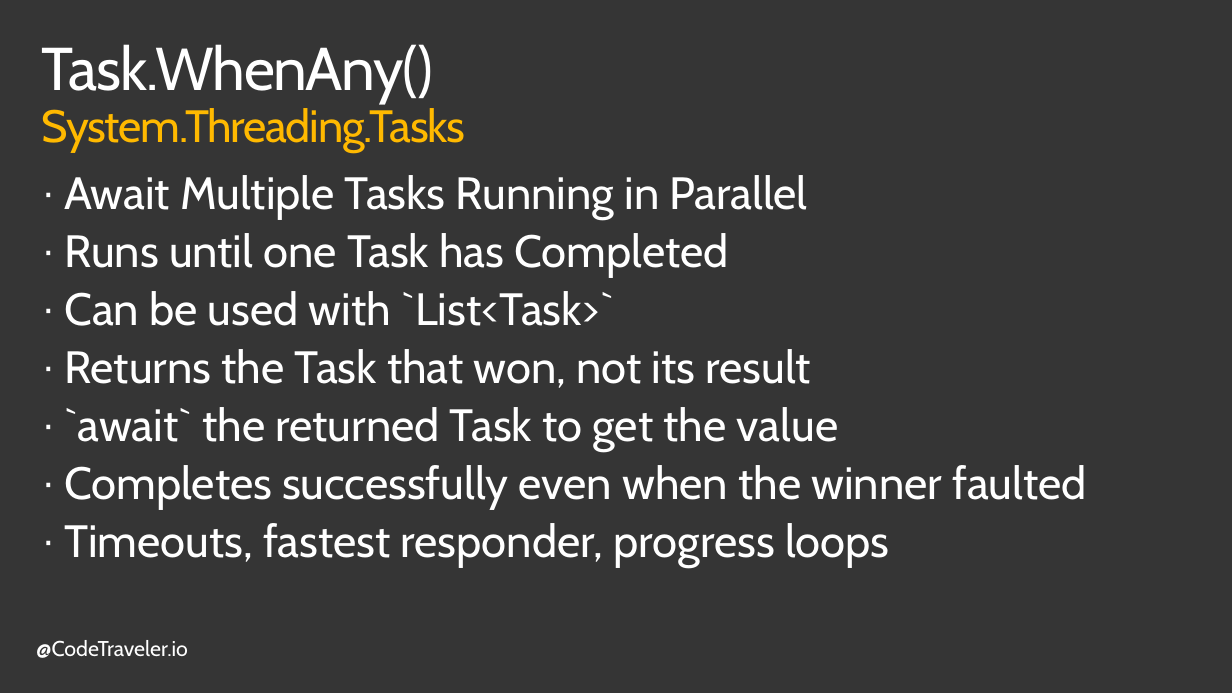
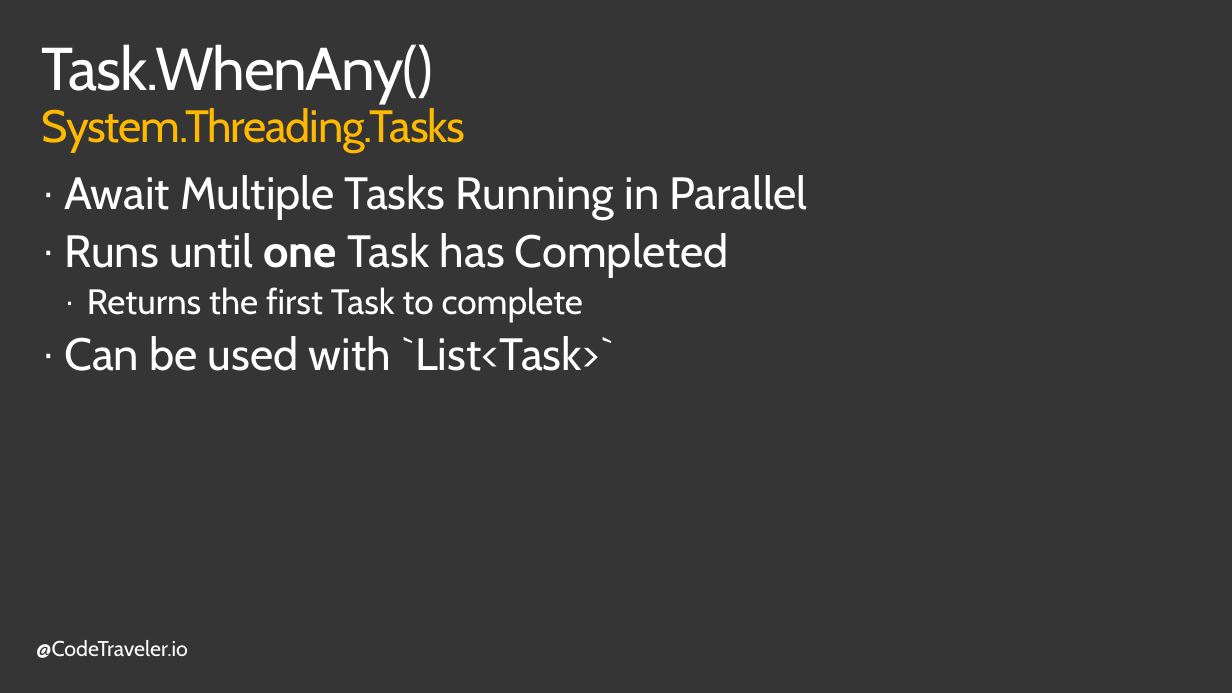
Before and after one commit to TheCodeTraveler/BecomeAnExpertWithAsyncAwait, a slide deck: slide 9 of 6. Coordinating Multiple Tasks/CoordinatingTasks.pptx. Drawn at 1232x693 pixels with LibreOffice and Linux fonts; fonts in the diff are those of the drawing; background and template pictures are left out. Boxes give left, top, right and bottom in pixels: in the first picture for what was removed or moved away, otherwise in the second. Text is boxed around its words. In the diff, an @@ line names an element or a change of style, - is before the commit and + after.

```diff
--- a/6. Coordinating Multiple Tasks/CoordinatingTasks.pptx
+++ b/6. Coordinating Multiple Tasks/CoordinatingTasks.pptx
@@ text at [64, 233, 729, 278]: bold on in "one" @@
@@ text at [87, 287, 583, 323]: paragraph added @@
+  · Returns the first Task to complete
@@ text at [64, 349, 1086, 568]: paragraphs removed @@
-· Returns the Task that won, not its result
-· `await` the returned Task to get the value
-· Completes successfully even when the winner faulted
-· Timeouts, fastest responder, progress loops
```
Also in this commit, not shown: 5 other slides changed, 1 slide removed.
